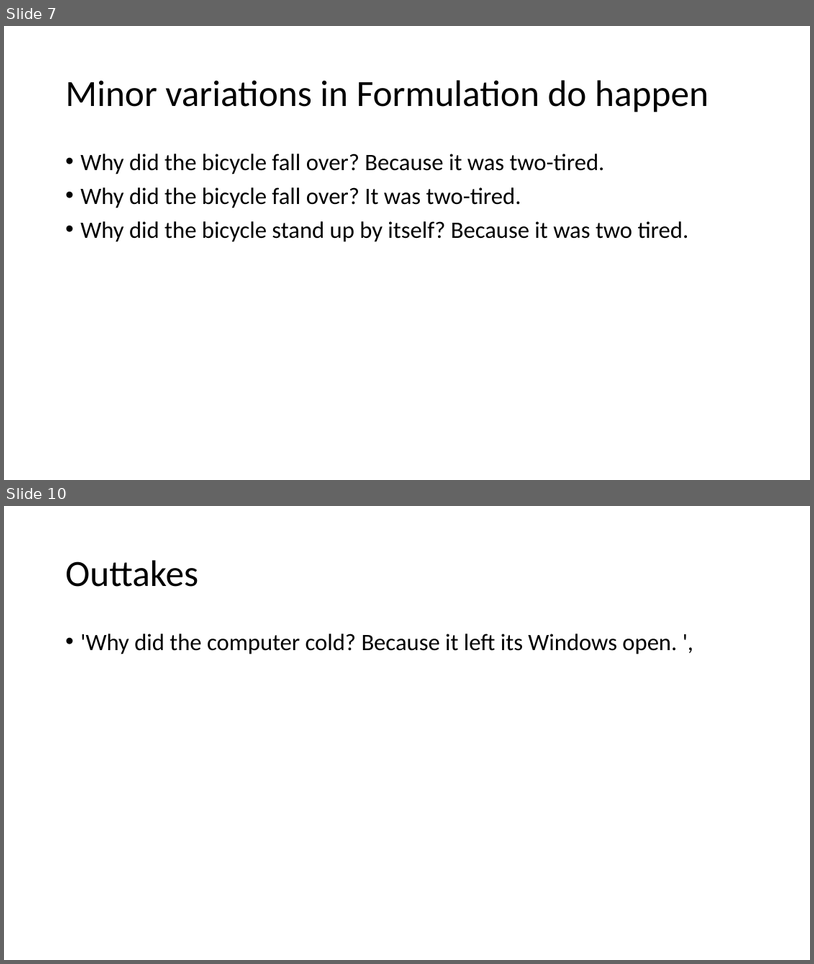
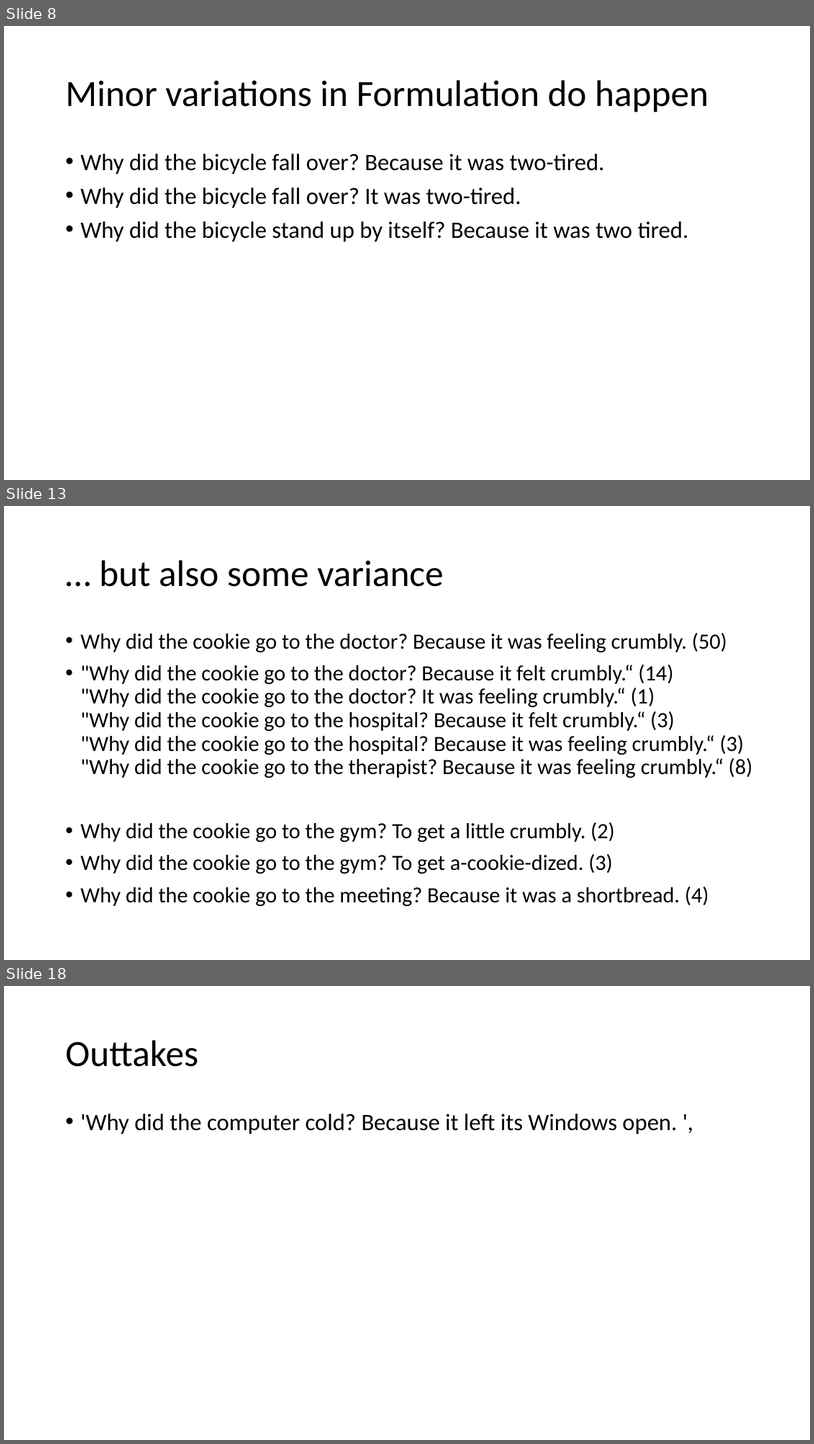
Before and after one commit to sciphie/JokeGPT, a slide deck: ChatGPT is fun –.pptm. Shown one above the other, each under a label of ours: slides 7 and 10 before the commit, slides 8, 13 and 18 after it; the slides between them are not shown. The pictures are 814x964 and 814x1444 pixels, drawn with LibreOffice and Linux fonts; fonts in the diff are those of the drawing. Boxes give left, top, right and bottom in pixels: in the first picture for what was removed or moved away, otherwise in the second. Text is boxed around its words. In the diff, an @@ line names an element or a change of style, - is before the commit and + after.

```diff
--- a/ChatGPT is fun –.pptm
+++ b/ChatGPT is fun –.pptm
@@ slide 13 added at bbox=[4, 506, 810, 960], background #FFFFFF @@
@@ title added at bbox=[99, 560, 443, 587], 44 pt, text #000000 @@
+… but also some variance
@@ text added at bbox=[80, 633, 754, 906], 25.9 pt, text #000000 @@
+• Why did the cookie go to the doctor? Because it was feeling crumbly. (50)
+• "Why did the cookie go to the doctor? Because it felt crumbly.“ (14)
+  "Why did the cookie go to the doctor? It was feeling crumbly.“ (1)
+  "Why did the cookie go to the hospital? Because it felt crumbly.“ (3)
+  "Why did the cookie go to the hospital? Because it was feeling crumbly.“ (3)
+  "Why did the cookie go to the therapist? Because it was feeling crumbly.“ (8)
+• Why did the cookie go to the gym? To get a little crumbly. (2)
+• Why did the cookie go to the gym? To get a-cookie-dized. (3)
+• Why did the cookie go to the meeting? Because it was a shortbread. (4)
@@ what was slide 7 is now slide 8 @@
@@ what was slide 10 is now slide 18 @@
```
Also in this commit, not shown: 5 slides changed, 8 other slides added, 4 other files.
